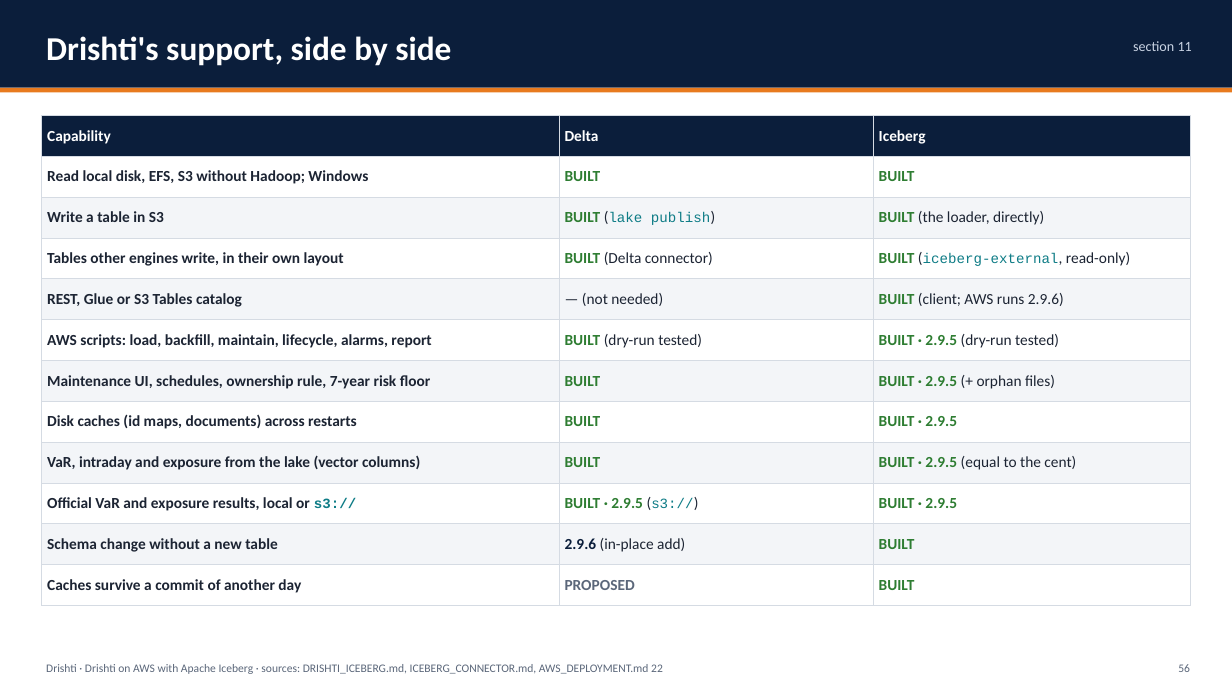
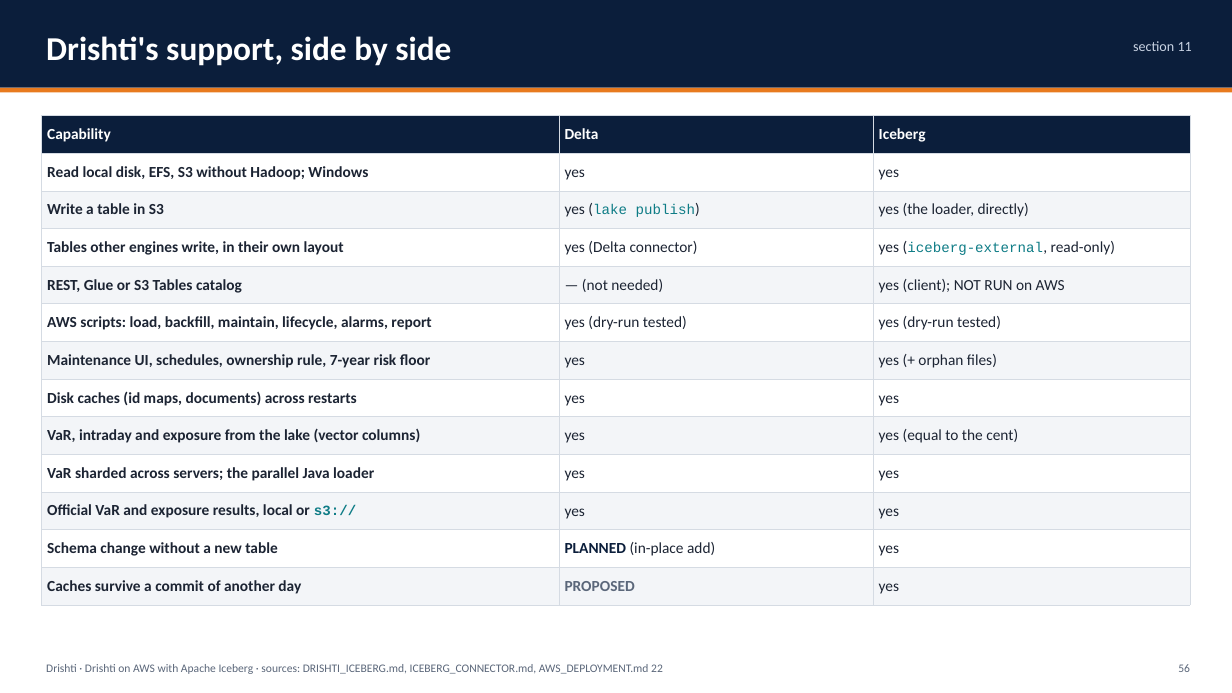
Before and after one commit to ajsinha/drishti, a slide deck: slide 56 of docs/publications/Drishti-AWS-Iceberg.pptx. Drawn at 1232x693 pixels with LibreOffice and Linux fonts; fonts in the diff are those of the drawing. Boxes give left, top, right and bottom in pixels: in the first picture for what was removed or moved away, otherwise in the second. Text is boxed around its words. In the diff, an @@ line names an element or a change of style, - is before the commit and + after.

Commit message:
Decks: Design and Evidence, AWS Delta Lake and AWS Iceberg rebuilt (no BUILT pills, no release numbers, facts brought up to date; editions, Arrow, computed attributes, the Java loader and sharding on Fargate)

```diff
--- a/docs/publications/Drishti-AWS-Iceberg.pptx
+++ b/docs/publications/Drishti-AWS-Iceberg.pptx
@@ table at (42,116,1190,605) @@
-row 2: Read local disk, EFS, S3 without Hadoop; Windows | BUILT | BUILT
-row 3: Write a table in S3 | BUILT (lake publish) | BUILT (the loader, directly)
-row 4: Tables other engines write, in their own layout | BUILT (Delta connector) | BUILT (iceberg-external, read-only)
-row 5: REST, Glue or S3 Tables catalog | — (not needed) | BUILT (client; AWS runs 2.9.6)
-row 6: AWS scripts: load, backfill, maintain, lifecycle, alarms, report | BUILT (dry-run tested) | BUILT · 2.9.5 (dry-run tested)
-row 7: Maintenance UI, schedules, ownership rule, 7-year risk floor | BUILT | BUILT · 2.9.5 (+ orphan files)
-row 8: Disk caches (id maps, documents) across restarts | BUILT | BUILT · 2.9.5
-row 9: VaR, intraday and exposure from the lake (vector columns) | BUILT | BUILT · 2.9.5 (equal to the cent)
-row 10: Official VaR and exposure results, local or s3:// | BUILT · 2.9.5 (s3://) | BUILT · 2.9.5
-row 11: Schema change without a new table | 2.9.6 (in-place add) | BUILT
-row 12: Caches survive a commit of another day | PROPOSED | BUILT
+row 2: Read local disk, EFS, S3 without Hadoop; Windows | yes | yes
+row 3: Write a table in S3 | yes (lake publish) | yes (the loader, directly)
+row 4: Tables other engines write, in their own layout | yes (Delta connector) | yes (iceberg-external, read-only)
+row 5: REST, Glue or S3 Tables catalog | — (not needed) | yes (client); NOT RUN on AWS
+row 6: AWS scripts: load, backfill, maintain, lifecycle, alarms, report | yes (dry-run tested) | yes (dry-run tested)
+row 7: Maintenance UI, schedules, ownership rule, 7-year risk floor | yes | yes (+ orphan files)
+row 8: Disk caches (id maps, documents) across restarts | yes | yes
+row 9: VaR, intraday and exposure from the lake (vector columns) | yes | yes (equal to the cent)
+row 10: VaR sharded across servers; the parallel Java loader | yes | yes
+row 11: Official VaR and exposure results, local or s3:// | yes | yes
+row 12: Schema change without a new table | PLANNED (in-place add) | yes
+row 13: Caches survive a commit of another day | PROPOSED | yes
```
Also in this commit, not shown: 43 other slides changed, 1 slide added, 3 other files.
